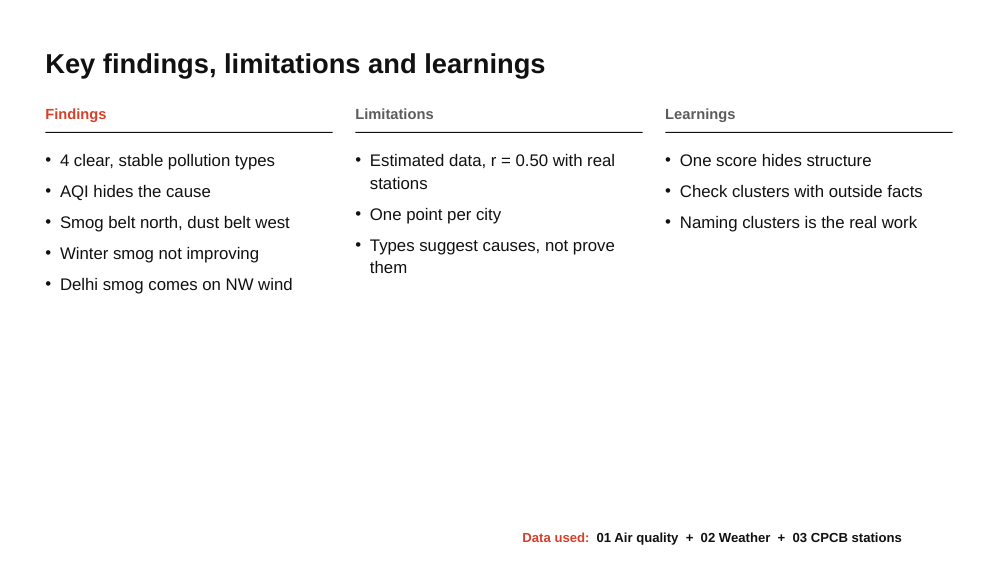
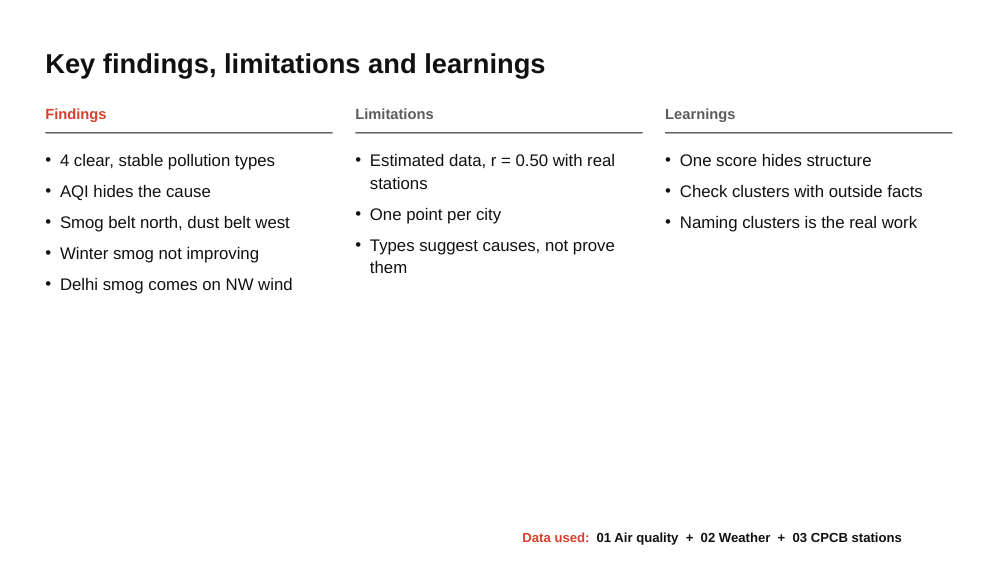
Before and after one commit to tanmayg122/india-air-pollution-tracker, a slide deck: slide 24 of presentation/Tanmay_24151020_Air_Pollution_Types.pptx. Drawn at 1008x567 pixels with LibreOffice and Linux fonts; fonts in the diff are those of the drawing. Boxes give left, top, right and bottom in pixels: in the first picture for what was removed or moved away, otherwise in the second. Text is boxed around its words. In the diff, an @@ line names an element or a change of style, - is before the commit and + after.

```diff
--- a/presentation/Tanmay_24151020_Air_Pollution_Types.pptx
+++ b/presentation/Tanmay_24151020_Air_Pollution_Types.pptx
@@ line removed from (45, 132) to (333, 132) @@
@@ rectangle added at (45,132,333,133), fill #111111 @@
@@ line removed from (355, 132) to (643, 132) @@
@@ rectangle added at (355,132,643,133), fill #111111 @@
@@ line removed from (665, 132) to (953, 132) @@
@@ rectangle added at (665,132,953,133), fill #111111 @@
```
Also in this commit, not shown: 20 other slides changed, 1 other file.
